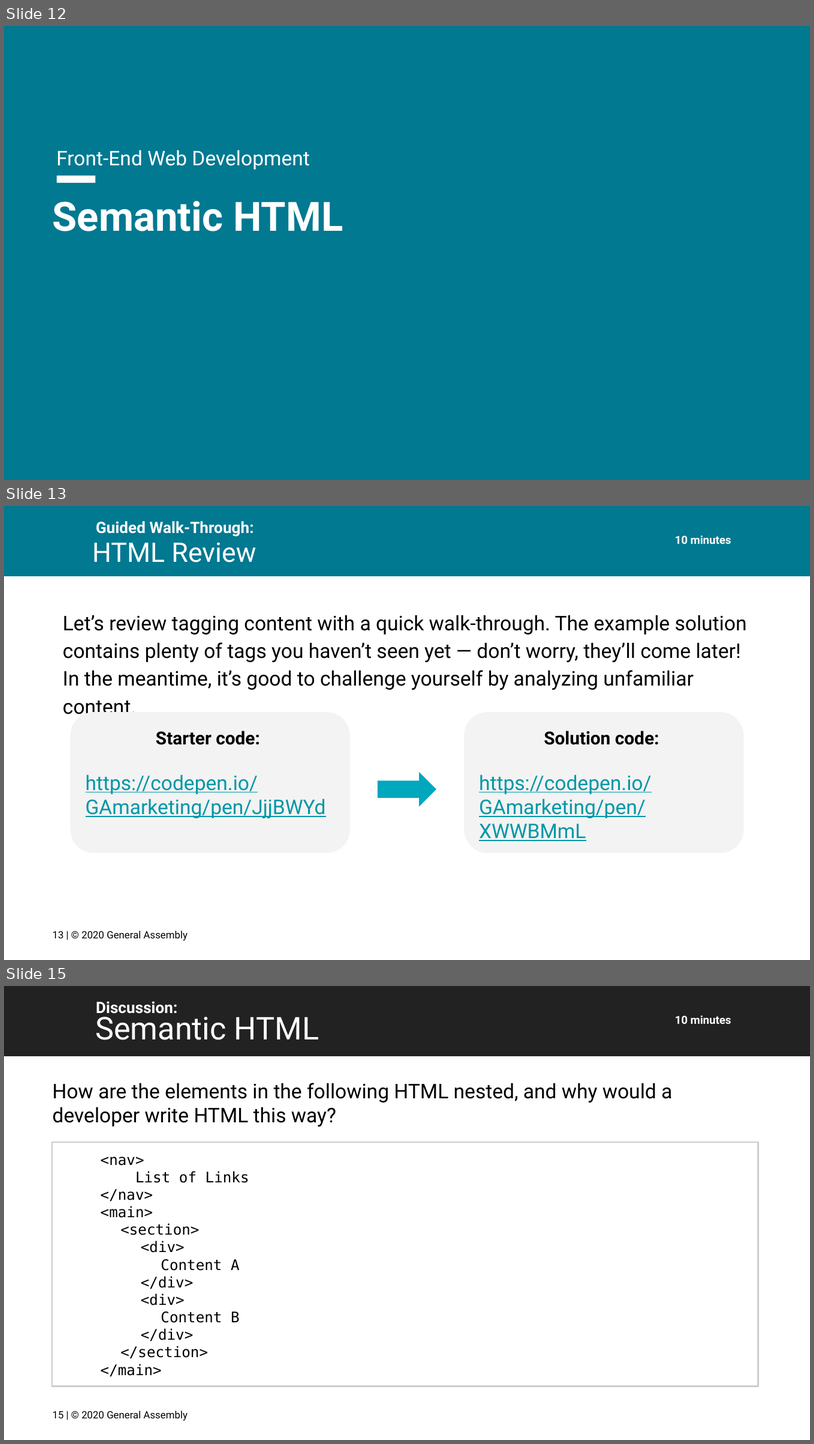
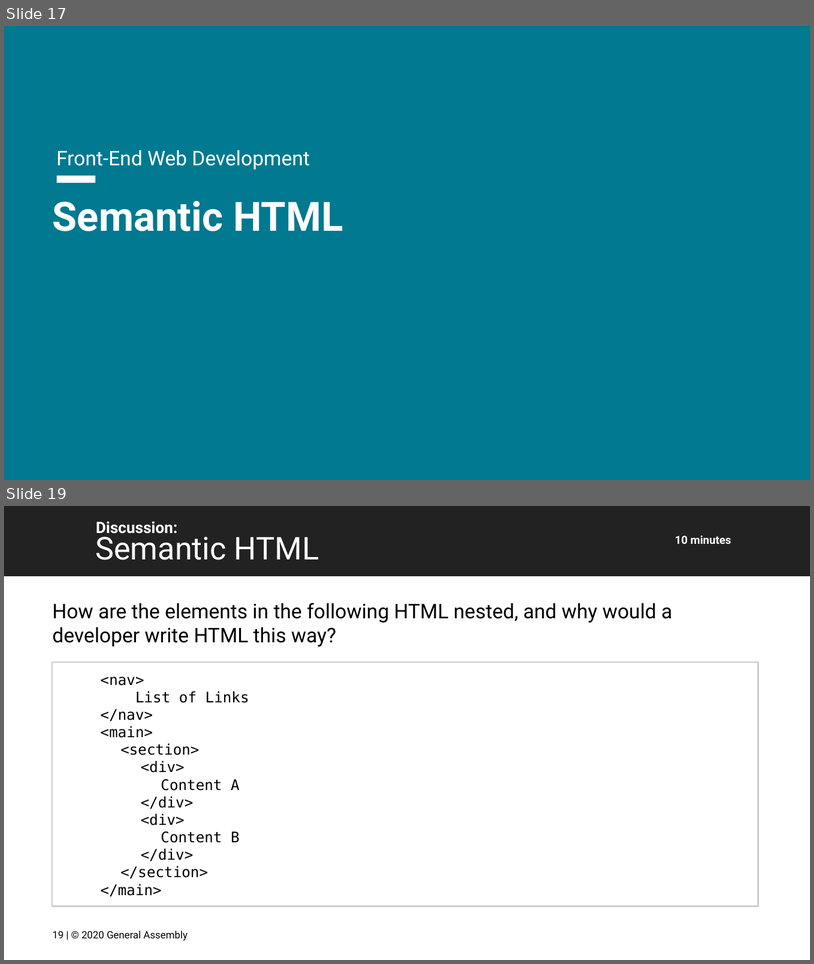
Before and after one commit to FEWD2022/Curriculum011822, a slide deck: Lesson Decks/02 CSS Basics - FEWD 3.2.pptx. Shown one above the other, each under a label of ours: slides 12, 13 and 15 before the commit, slides 17 and 19 after it; the slides between them are not shown. The pictures are 814x1444 and 814x964 pixels, drawn with LibreOffice and Linux fonts; fonts in the diff are those of the drawing; background and template pictures are left out. Boxes give left, top, right and bottom in pixels: in the first picture for what was removed or moved away, otherwise in the second. Text is boxed around its words. In the diff, an @@ line names an element or a change of style, - is before the commit and + after.

```diff
--- a/Lesson Decks/02 CSS Basics - FEWD 3.2.pptx
+++ b/Lesson Decks/02 CSS Basics - FEWD 3.2.pptx
@@ slide 13 removed at [4, 506, 810, 960], background #FFFFFF @@
@@ rectangle removed at [4, 506, 810, 576] @@
@@ text removed at [96, 521, 254, 537] @@
-Guided Walk-Through:
@@ subtitle removed at [675, 535, 732, 544] @@
-10 minutes
@@ title removed at [92, 542, 256, 562] @@
-HTML Review
@@ text removed at [63, 615, 747, 714] @@
-Let’s review tagging content with a quick walk-through. The example solution contains plenty of tags you haven’t seen yet — don’t worry, they’ll come later! In the meantime, it’s good to challenge yourself by analyzing unfamiliar content.
@@ rounded rectangle removed at [70, 712, 350, 853] @@
-Starter code:
-https://codepen.io/GAmarketing/pen/JjjBWYd
@@ rounded rectangle removed at [464, 712, 744, 853] @@
-Solution code:
-https://codepen.io/GAmarketing/pen/XWWBMmL
@@ right arrow removed at [378, 771, 437, 806] @@
@@ page number removed at [4, 925, 48, 959] @@
-13
@@ text removed at [53, 930, 188, 940] @@
-13 | © 2020 General Assembly
@@ what was slide 12 is now slide 17 @@
@@ what was slide 15 is now slide 19 @@
@@ text at [53, 930, 188, 940]: text changed @@
-15 | © 2020 General Assembly
+19 | © 2020 General Assembly
```
Also in this commit, not shown: 1 slide changed, 5 slides added, 8 other files.
